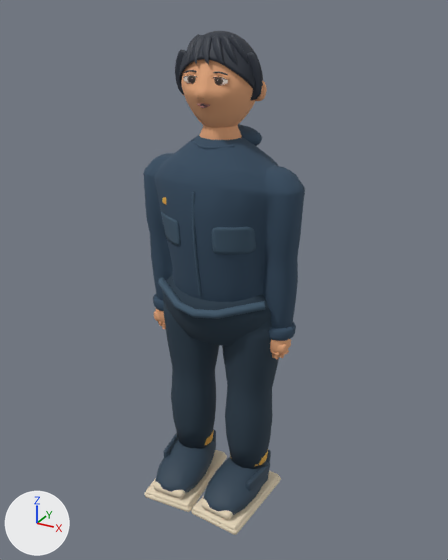
An edit to the glTF model models/atrium/residents/you-master.glb, drawn before and after from the same camera.
Rendered twice from a camera (50 mm lens) standing at (0.952, -1.708, 1.706) and looking at (0.022, -0.017, 0.861). The axes (+X, +Y, +Z) are drawn at lower left. The lights are the same throughout. The older version comes first. Where no turn or scale is listed for an object, it has been applied to the vertices. Vertices at exactly the same position are counted once.

Objects in the first picture: 'HeadPivot_Surface_hair', 'HeadPivot_Surface_skin', 'SkinnedArticulationCore', 'VisualRoot_Surface_fabric' and 3 more.
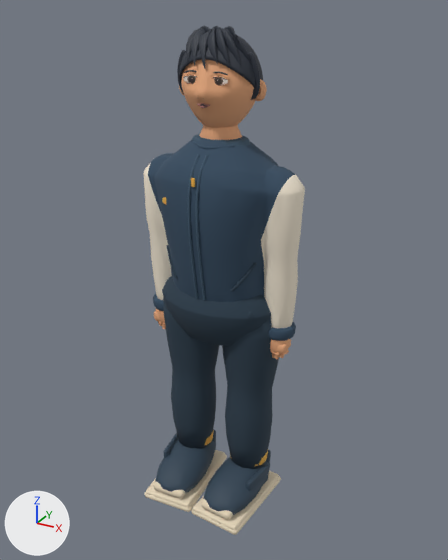
Patch to the scene script:
```diff
--- a/models/atrium/residents/you-master.glb.py
+++ b/models/atrium/residents/you-master.glb.py
@@ me_skinnedarticulationcoremesh @@
-me_skinnedarticulationcoremesh.from_pydata(...)  # 6670 vertices, 13168 faces; spans x -0.284..0.284, y -0.251..0.161, z 0.002..1.34
+me_skinnedarticulationcoremesh.from_pydata(...)  # 7004 vertices, 13836 faces; spans x -0.284..0.284, y -0.251..0.161, z 0.002..1.34
+# me_skinnedarticulationcoremesh part 1: 334 vertices added at x -0.247..0.248, y -0.109..0.106, z 0.724..1.261
+# me_skinnedarticulationcoremesh part 2: 12788 kept faces spanning x -0.284..0.284, y -0.251..0.161, z 0.002..1.34 get new texture (UV) coordinates
+# me_skinnedarticulationcoremesh part 3: 578 kept faces spanning x -0.284..0.284, y -0.07..0.063, z 0.705..1.241 get new vertex colours; the middle colour goes from dark blue #344b60 to pale yellow #f5ead6
 me_skinnedarticulationcoremesh.materials.append(mat_skinnedarticulationcore_vertex_surface)
@@ me_brow__1 @@
-me_brow__1.from_pydata(...)  # 2942 vertices, 5840 faces; spans x -0.103..0.192, y -0.011..0.196, z -0.093..0.11
+me_brow__1.from_pydata(...)  # 3670 vertices, 7280 faces; spans x -0.096..0.185, y -0.013..0.196, z -0.077..0.124
+# me_brow__1 part 4: the loose piece of 182 vertices spanning x -0.004..0.025, y -0.01..0.047, z 0.024..0.099 is rebuilt with 182 vertices and now spans x -0.013..0.025, y -0.008..0.072, z 0.018..0.118
+# me_brow__1 part 5: the loose piece of 182 vertices spanning x 0.047..0.103, y 0.0..0.041, z 0.024..0.1 is rebuilt with 182 vertices and now spans x 0.042..0.12, y 0.009..0.064, z 0.018..0.118
+# me_brow__1 part 6: the loose piece of 182 vertices spanning x 0.022..0.062, y -0.011..0.041, z 0.024..0.098 is rebuilt with 182 vertices and now spans x 0.009..0.051, y -0.013..0.067, z 0.01..0.117
+# me_brow__1 part 7: a new loose piece of 182 vertices spanning x -0.036..0.018, y 0.006..0.079, z 0.025..0.119, in mat_resident_hair_surface
+# me_brow__1 part 8: a new loose piece of 182 vertices spanning x 0.031..0.086, y -0.003..0.064, z 0.025..0.118, in mat_resident_hair_surface
+# me_brow__1 part 9: a new loose piece of 182 vertices spanning x 0.054..0.147, y 0.027..0.067, z 0.01..0.118, in mat_resident_hair_surface
+# me_brow__1 part 10: a new loose piece of 182 vertices spanning x 0.051..0.124, y 0.035..0.104, z 0.076..0.124, in mat_resident_hair_surface
+# me_brow__1 part 11: 15 vertices moved within x -0.067..0.156, y 0.009..0.195, z -0.077..0.109; 2005 vertices removed from x -0.103..0.192, y -0.003..0.196, z -0.093..0.109; 1641 vertices added at x -0.096..0.185, y -0.003..0.196, z -0.077..0.118
+# other edits to the shape of me_brow__1 do not show in these pictures
 me_brow__1.materials.append(mat_resident_hair_surface)
@@ me_cube @@
-me_cube.from_pydata(...)  # 1674 vertices, 3312 faces; spans x -0.223..0.223, y -0.186..0.167, z -0.135..0.575
+me_cube.from_pydata(...)  # 1524 vertices, 3008 faces; spans x -0.223..0.223, y -0.172..0.167, z -0.135..0.546
+# me_cube part 12: a new loose piece of 274 vertices spanning x -0.104..0.104, y -0.075..0.085, z 0.505..0.546, in mat_resident_fabric_surface
+# me_cube part 13: a new loose piece of 130 vertices spanning x -0.018..-0.01, y -0.172..-0.102, z 0.044..0.512, in mat_resident_fabric_surface
+# me_cube part 14: a new loose piece of 70 vertices spanning x -0.169..-0.101, y -0.116..-0.062, z 0.087..0.183, in mat_resident_fabric_surface
+# me_cube part 15: the loose piece of 162 vertices spanning x -0.17..-0.059, y -0.159..-0.073, z 0.22..0.31 is deleted
+# me_cube part 16: 482 vertices removed from x -0.105..0.105, y 0.005..0.145, z 0.495..0.575
+# me_cube part 17: 28 vertices moved from x -0.141..0.003, y -0.168..-0.1, z 0.002..0.249 to x 0.01..0.109, y -0.156..-0.111, z 0.087..0.171; 142 vertices removed from x -0.207..0.207, y -0.186..-0.053, z -0.003..0.41; 172 vertices added at x 0.01..0.169, y -0.172..-0.062, z 0.044..0.512
+# other edits to the shape of me_cube do not show in these pictures
 me_cube.materials.append(mat_resident_fabric_surface)
```

Changed parts and their boxes [x1, y1, x2, y2] in the pictures (448 x 560 px; the box of a moved part takes in the faces that stretch with it):
'VisualRoot_Surface_fabric', reshaped: before [158, 124, 271, 346]; after [162, 134, 271, 346]
'HeadPivot_Surface_hair', reshaped (9% taller): before [175, 31, 263, 100]; after [177, 25, 263, 100]
part 1 of me_skinnedarticulationcoremesh, added: after [146, 148, 299, 302]
part 2 of me_skinnedarticulationcoremesh, surface changed (lighter): [143, 135, 305, 361] in both
part 3 of me_skinnedarticulationcoremesh, recoloured (dark blue to pale yellow): [143, 165, 305, 328] in both
part 4 of me_brow__1, rebuilt: before [193, 35, 206, 64]; after [191, 28, 206, 66]
part 5 of me_brow__1, rebuilt: before [212, 35, 224, 65]; after [215, 29, 230, 67]
part 6 of me_brow__1, rebuilt: before [202, 36, 212, 65]; after [199, 29, 212, 69]
part 7 of me_brow__1, added: after [186, 28, 202, 63]
part 8 of me_brow__1, added: after [207, 28, 218, 64]
part 9 of me_brow__1, added: after [221, 28, 242, 68]
part 10 of me_brow__1, added: after [224, 26, 236, 38]
part 11 of me_brow__1, moved or reshaped: before [175, 31, 263, 100]; after [177, 28, 263, 100]
part 12 of me_cube, added: after [192, 134, 250, 146]
part 13 of me_cube, added: after [187, 154, 200, 299]
part 14 of me_cube, added: after [166, 245, 177, 278]
part 15 of me_cube, deleted: before [161, 212, 180, 246]
part 16 of me_cube, deleted: before [238, 124, 262, 146]
part 17 of me_cube, moved or reshaped: before [158, 192, 265, 319]; after [195, 155, 257, 300]
